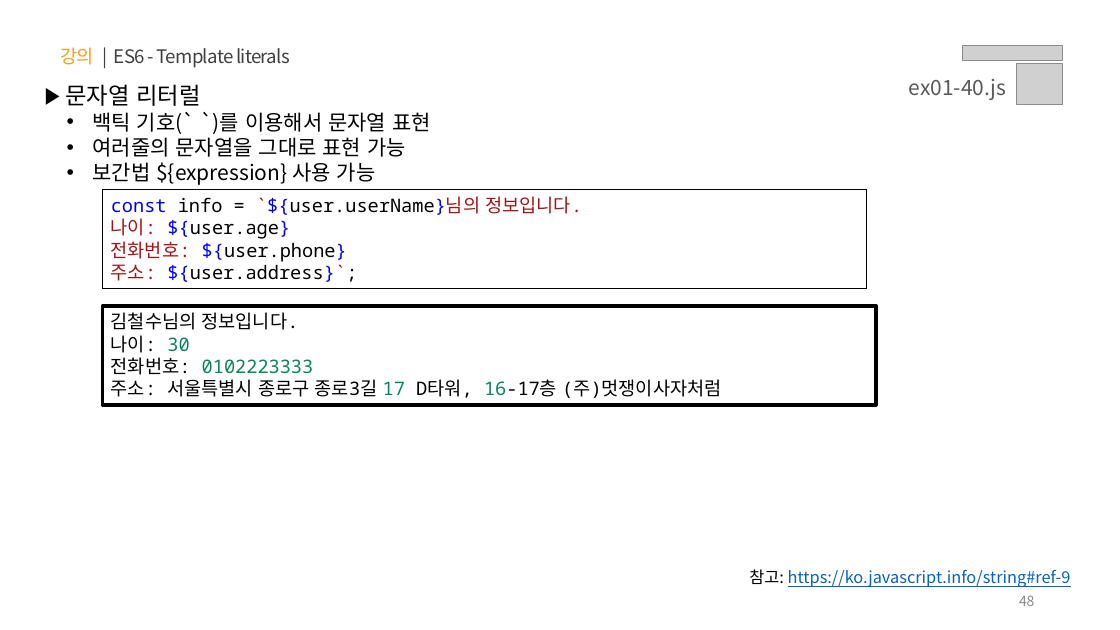
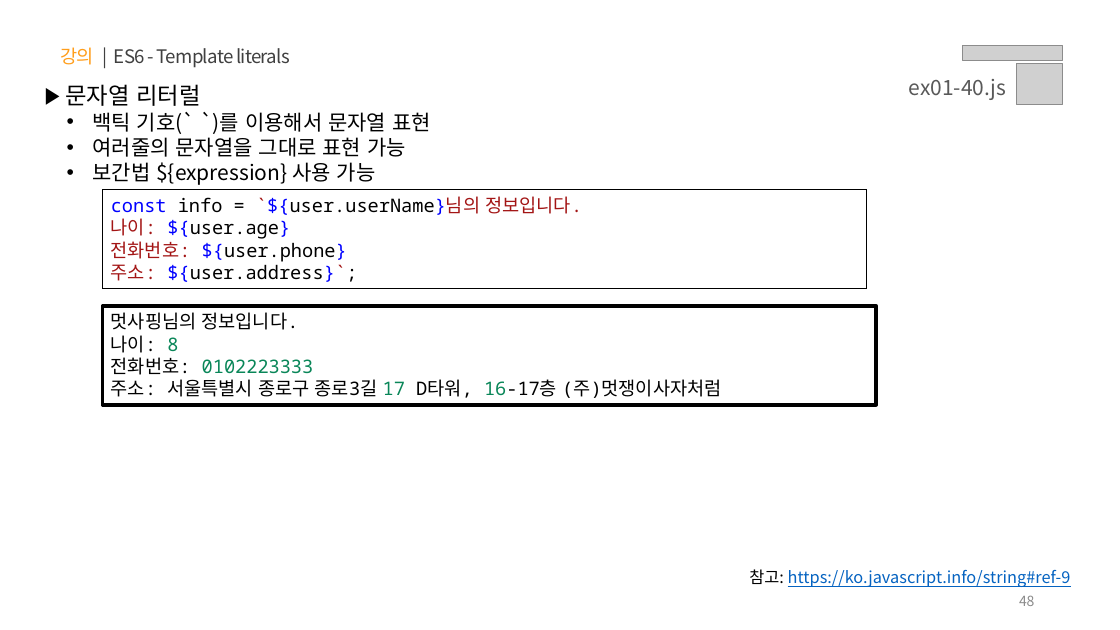
Before and after one commit to yebin-jeong/learn-js, a slide deck: slide 48 of PPT/01.자바스크립트 - 기초 문법.pptx. Drawn at 1120x630 pixels with LibreOffice and Linux fonts; fonts in the diff are those of the drawing; grey boxes stand for pictures. Boxes give left, top, right and bottom in pixels: in the first picture for what was removed or moved away, otherwise in the second. Text is boxed around its words. In the diff, an @@ line names an element or a change of style, - is before the commit and + after.

```diff
--- a/PPT/01.자바스크립트 - 기초 문법.pptx
+++ b/PPT/01.자바스크립트 - 기초 문법.pptx
@@ text in rectangle at <box>111,312,299,353</box>: text changed @@
-김철수님의 정보입니다.
-나이: 30
+멋사핑님의 정보입니다.
+나이: 8
```
Also in this commit, not shown: 6 other slides changed, 2 other files.
